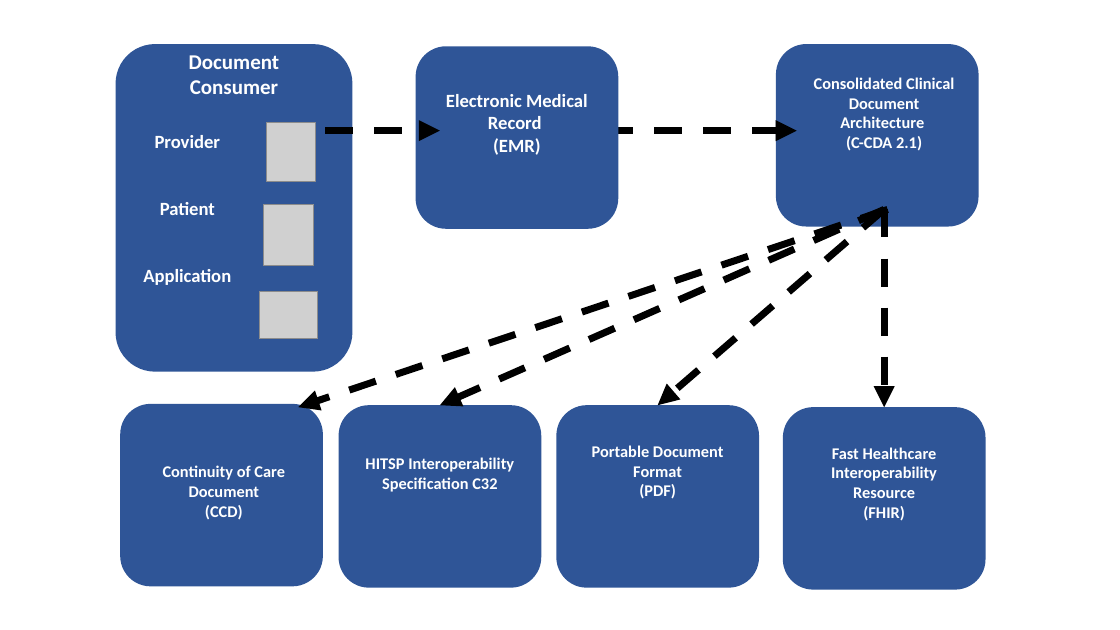
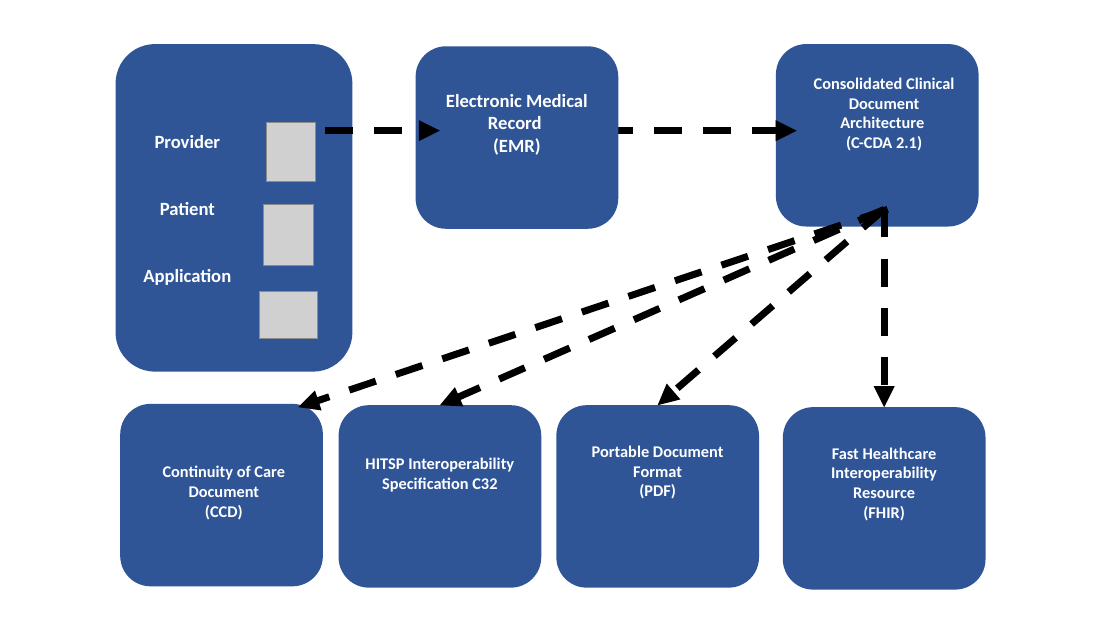
Before and after one commit to IHE/HIE-Whitepaper, a slide deck: slide 1 of images/multiple-document-formats.pptx. Drawn at 1120x630 pixels with LibreOffice and Linux fonts; fonts in the diff are those of the drawing; grey boxes stand for pictures. Boxes give left, top, right and bottom in pixels: in the first picture for what was removed or moved away, otherwise in the second. Text is boxed around its words. In the diff, an @@ line names an element or a change of style, - is before the commit and + after.

```diff
--- a/images/multiple-document-formats.pptx
+++ b/images/multiple-document-formats.pptx
@@ text removed at <box>189,55,280,94</box> @@
-Document Consumer
```
Also in this commit, not shown: 1 other file.
